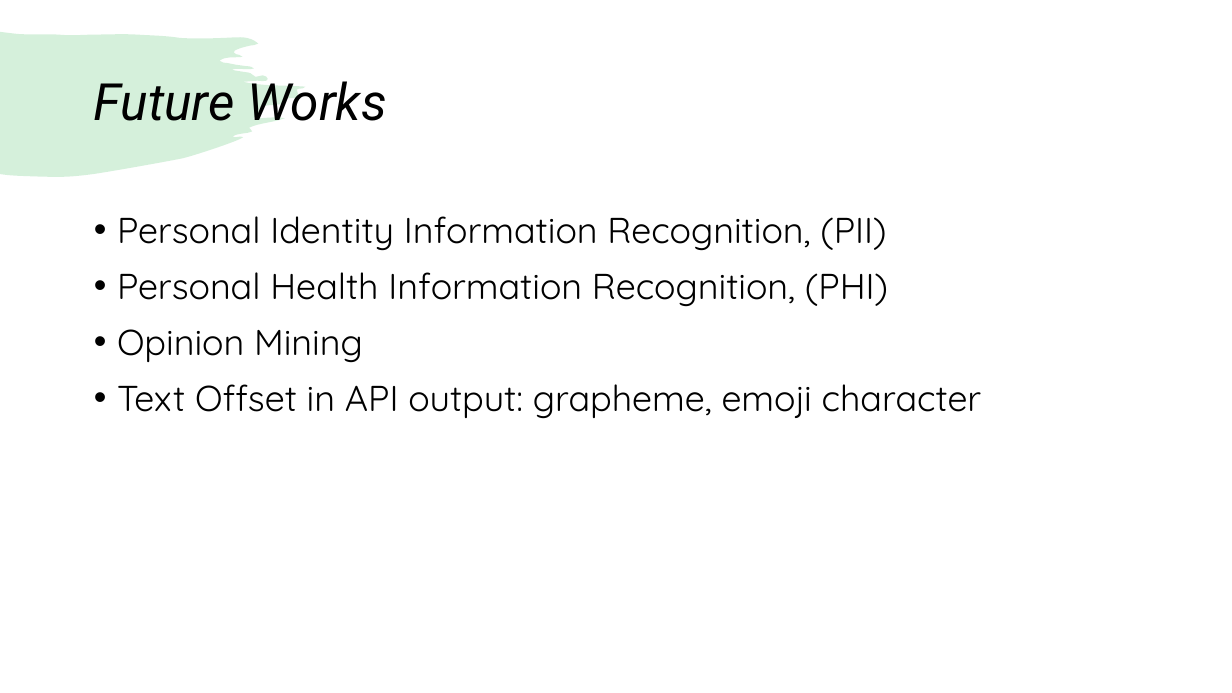
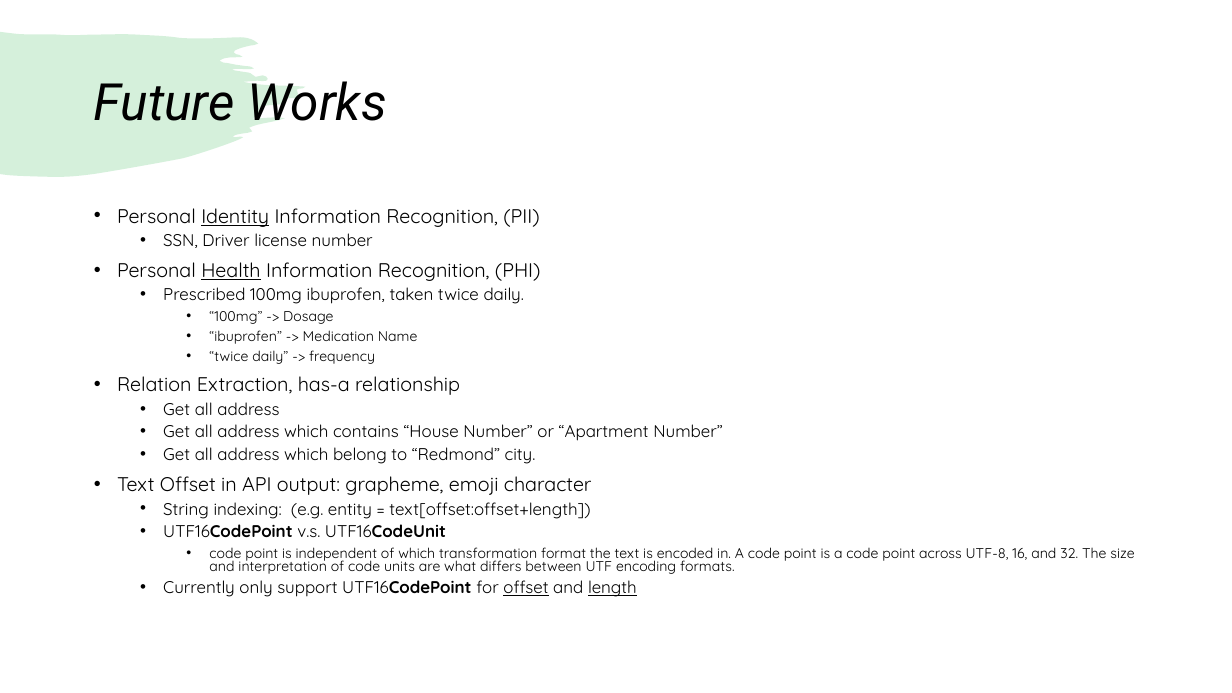
Before and after one commit to mssfang/TextAnalyticsDemo, a slide deck: slide 11 of Text Analytics SDK.pptm (slide 10 before the commit). Drawn at 1232x693 pixels with LibreOffice and Linux fonts; fonts in the diff are those of the drawing. Boxes give left, top, right and bottom in pixels: in the first picture for what was removed or moved away, otherwise in the second. Text is boxed around its words. In the diff, an @@ line names an element or a change of style, - is before the commit and + after.

```diff
--- a/Text Analytics SDK.pptm
+++ b/Text Analytics SDK.pptm
@@ text at (117, 208, 592, 495): size 28 to 15.4 pt in "Personal Identity Information Recognition, (PII)", "Personal Health Information Recognition, (PHI)", "Text Offset in API output: grapheme, emoji ..."; underline on in "Identity", "Health"; line spacing 1 to 0.8 @@
@@ text at (163, 233, 373, 248): paragraph added @@
+  • SSN, Driver license number
@@ text at (117, 287, 722, 464): text changed; size 28 to 13.2 pt @@
-• Opinion Mining
+  • Prescribed 100mg ibuprofen, taken twice daily.
+    • “100mg” -> Dosage
+    • “ibuprofen” -> Medication Name
+    • “twice daily” -> frequency
+• Relation Extraction, has-a relationship
+  • Get all address
+  • Get all address which contains “House Number” or “Apartment Number”
+  • Get all address which belong to “Redmond” city.
@@ text at (163, 502, 1134, 597): paragraphs added @@
+  • String indexing: (e.g. entity = text[offset:offset+length])
+  • UTF16CodePoint v.s. UTF16CodeUnit
+    • code point is independent of which transformation format the text is encoded in. A code point is a code point across UTF-8, 16, and 32. The size and interpretation of code units are what differs between UTF encoding formats.
+  • Currently only support UTF16CodePoint for offset and length
```
Also in this commit, not shown: 6 other slides changed, 1 slide added, 1 other file.
